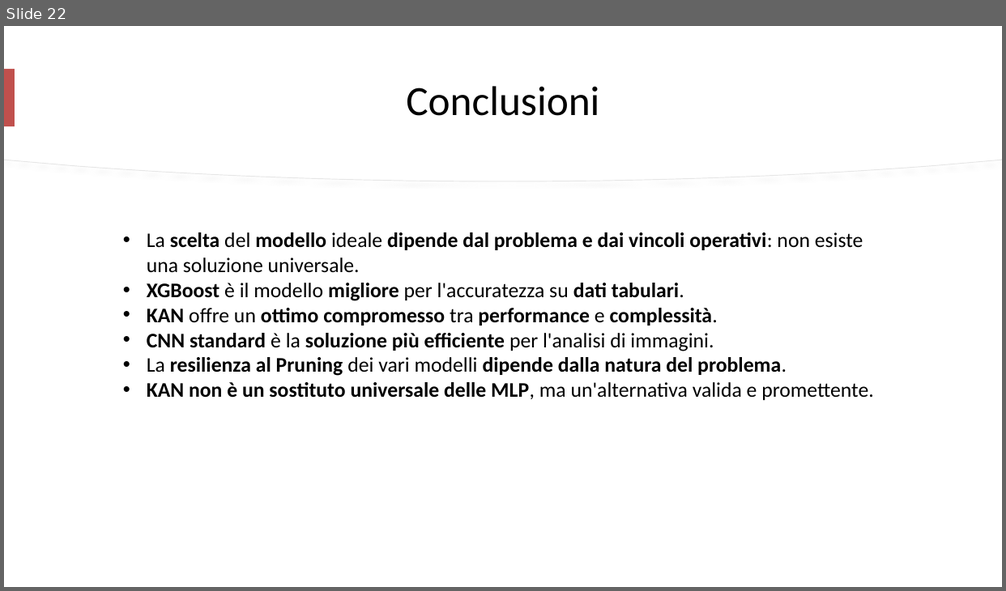
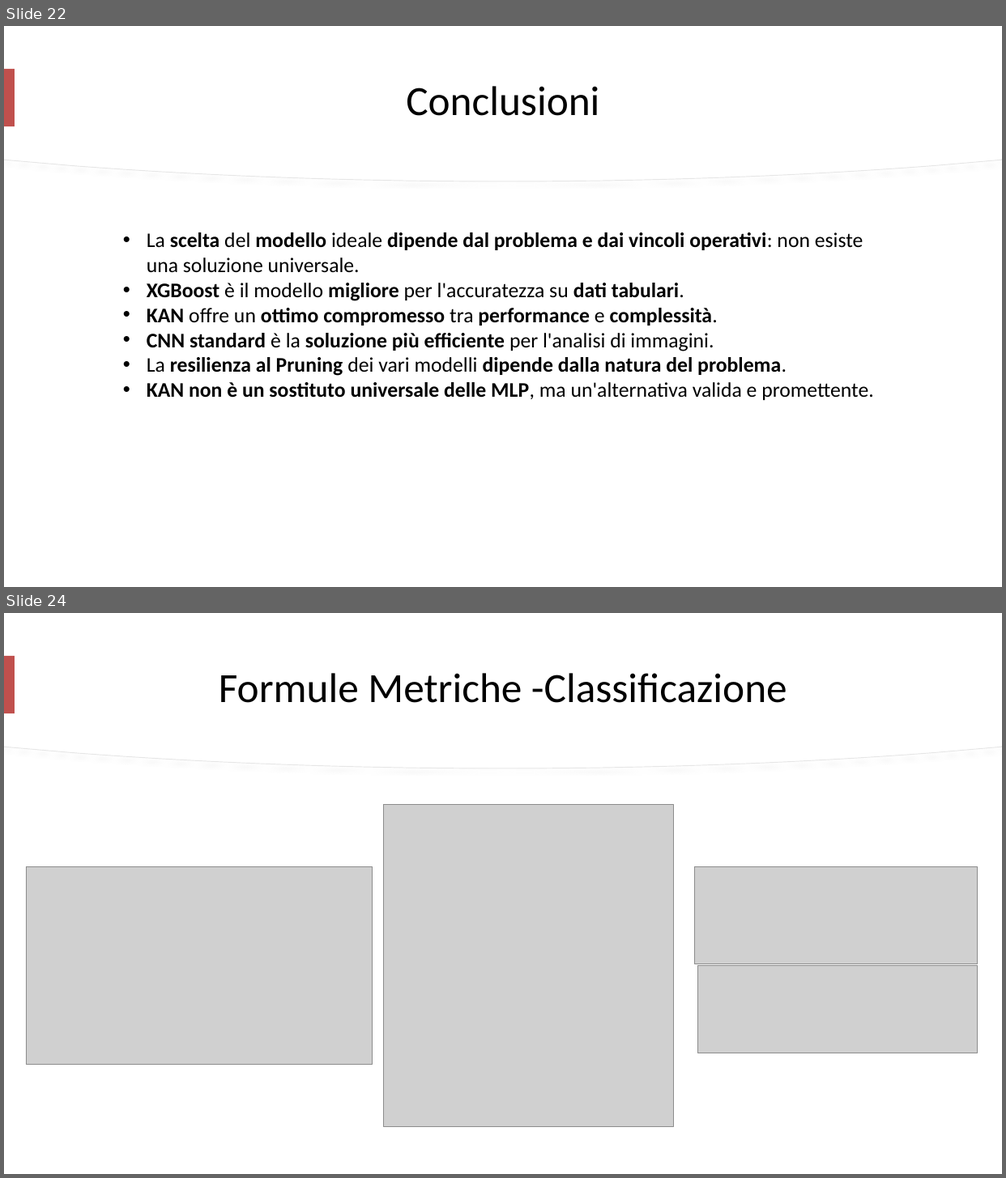
Before and after one commit to mtomas03/Thesis_Paper, a slide deck: Presentation.pptx. Shown one above the other, each under a label of ours: slide 22 before the commit, slides 22 and 24 after it; the slides between them are not shown. The pictures are 1006x591 and 1006x1178 pixels, drawn with LibreOffice and Linux fonts; fonts in the diff are those of the drawing; grey boxes stand for pictures. Boxes give left, top, right and bottom in pixels: in the first picture for what was removed or moved away, otherwise in the second. Text is boxed around its words. In the diff, an @@ line names an element or a change of style, - is before the commit and + after.

```diff
--- a/Presentation.pptx
+++ b/Presentation.pptx
@@ slide 24 added at box(4, 613, 1002, 1174), background #FFFFFF @@
@@ freeform shape added at box(4, 613, 1002, 769), fill #FFFFFF, outline #E6E6E6 0.75 pt @@
@@ freeform shape added at box(4, 613, 1002, 768), fill #FFFFFF @@
@@ rectangle added at box(4, 656, 15, 713), fill #C0504D @@
@@ title added at box(219, 673, 787, 703), 40 pt, text #000000 @@
+Formule Metriche -Classificazione
@@ picture added at box(384, 805, 673, 1127) @@
@@ picture added at box(27, 867, 373, 1064) @@
@@ picture added at box(694, 867, 978, 964) @@
@@ picture added at box(697, 965, 978, 1053) @@
```
Also in this commit, not shown: 3 slides changed, 3 other slides added, 1 other file.
